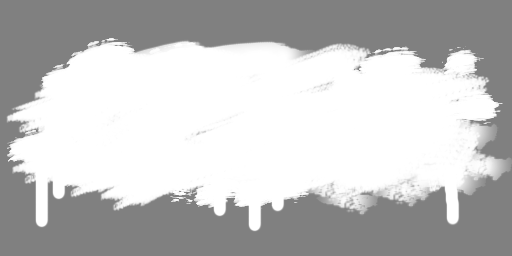
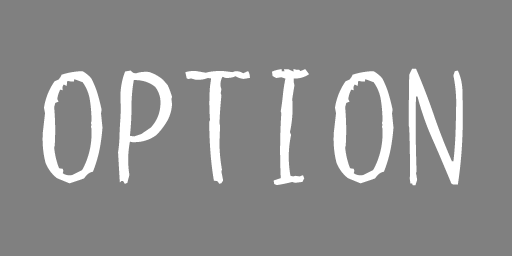
Layered file, before and after one edit (512x256). Changes by layer:
added layer "OPTION" above "RESTART" over [42, 68, 463, 186]
hid "レイヤー 3" over [6, 38, 512, 232]
